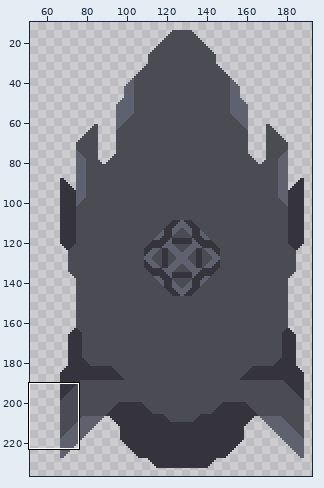
A sprite sheet gets an edit: sprites/units/eruption.png. The first picture is a wide view before the edit; the outline marks the close-up.
Close-up. Before the commit:
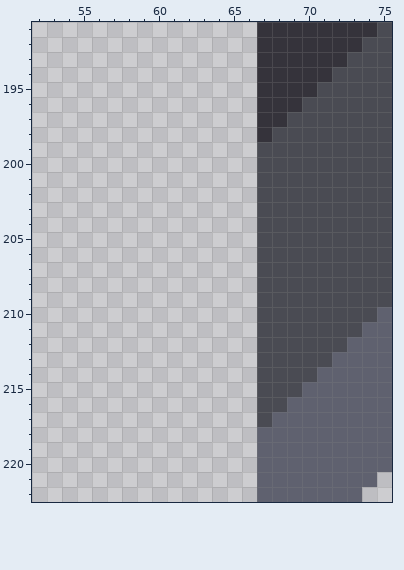
The file is 256x256 pixels. Shown: x 52..75, y 191..222. The wide view leaves out empty margins. The commit also changed other parts of the picture, which this record leaves out.
And afterwards:
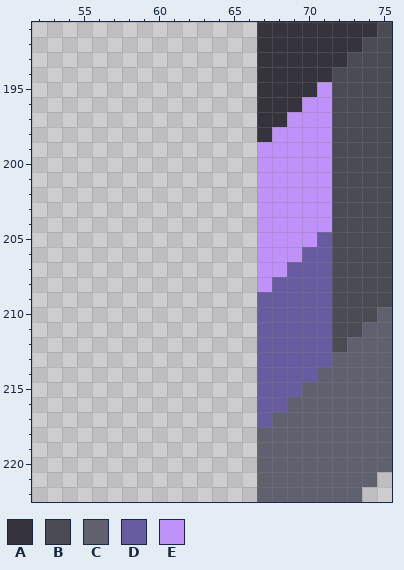
Palette (. is transparent): A #35333b  B #4a4b53  C #5f616f  D #665c9f  E #bf92f9
From old to new:
y 195: x 71 B -> E
y 196: x 70..71 BB -> EE
y 197: x 69..71 BBB -> EEE
y 198: x 68..71 BBBB -> EEEE
y 199..204: x 67..71 BBBBB -> EEEEE
y 205: x 67..71 BBBBB -> EEEED
y 206: x 67..71 BBBBB -> EEEDD
y 207: x 67..71 BBBBB -> EEDDD
y 208: x 67..71 BBBBB -> EDDDD
y 209..213: x 67..71 BBBBB -> DDDDD
y 214: x 67..70 BBBB -> DDDD
y 215: x 67..69 BBB -> DDD
y 216: x 67..68 BB -> DD
y 217: x 67 B -> D
Changed places in both close-ups, as pixel boxes (x1, y1, x2, y2):
changed: (257, 82, 332, 427)
